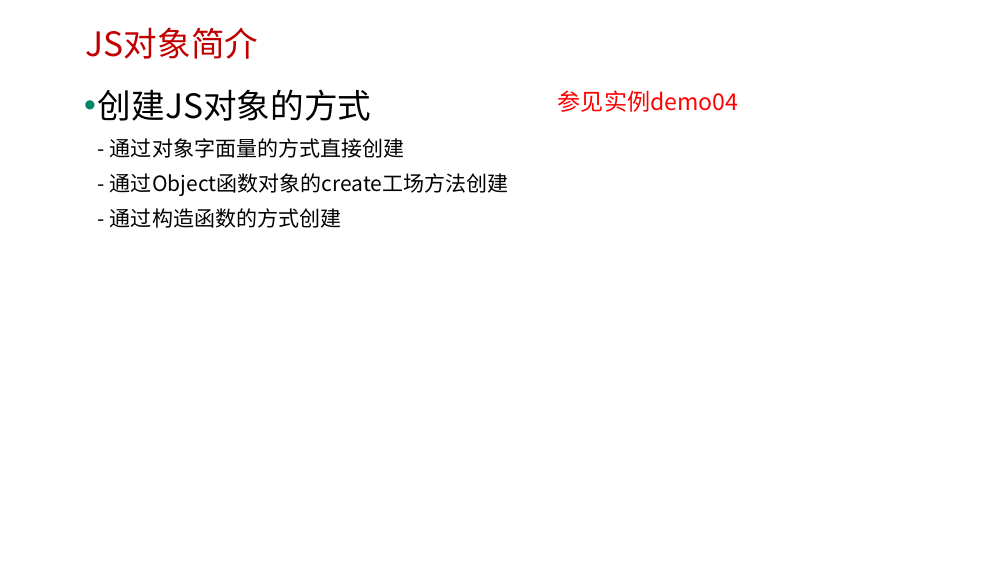
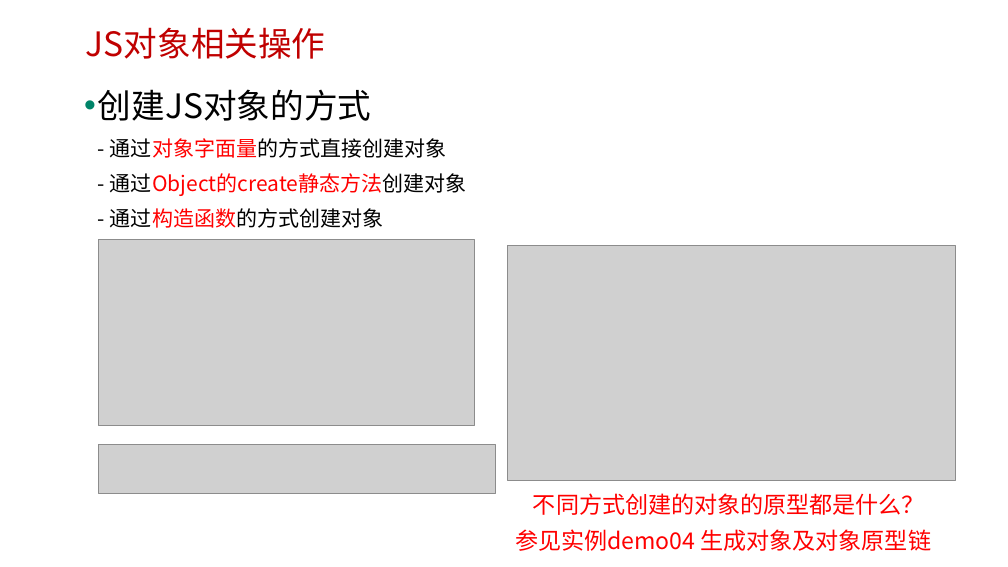
Before and after one commit to edu2act/course-javascript-advanced, a slide deck: slide 11 of 课程PPT/06.JavaScript对象.pptx (slide 10 before the commit). Drawn at 1008x567 pixels with LibreOffice and Linux fonts; fonts in the diff are those of the drawing; grey boxes stand for pictures; background and template pictures are left out. Boxes give left, top, right and bottom in pixels: in the first picture for what was removed or moved away, otherwise in the second. Text is boxed around its words. In the diff, an @@ line names an element or a change of style, - is before the commit and + after.

```diff
--- a/课程PPT/06.JavaScript对象.pptx
+++ b/课程PPT/06.JavaScript对象.pptx
@@ text at (86, 27, 326, 59): text changed @@
-JS对象简介
+JS对象相关操作
@@ text at (98, 89, 467, 228): text changed @@
-• 创建JS对象的方式
-  - 通过对象字面量的方式直接创建
-  - 通过Object函数对象的create工场方法创建
-  - 通过构造函数的方式创建
+• 创建JS对象的方式
+  - 通过对象字面量的方式直接创建对象
+  - 通过Object的create静态方法创建对象
+  - 通过构造函数的方式创建对象
@@ picture added at (98, 239, 474, 425) @@
@@ picture added at (508, 245, 956, 481) @@
@@ picture added at (98, 445, 495, 493) @@
@@ text added at (533, 493, 925, 515), 22 pt, text #FF0000 @@
+不同方式创建的对象的原型都是什么？
@@ text at (515, 529, 932, 551): text changed @@
-参见实例demo04
+参见实例demo04 生成对象及对象原型链
```
Also in this commit, not shown: 15 other slides changed, 3 slides added, 11 other files.
